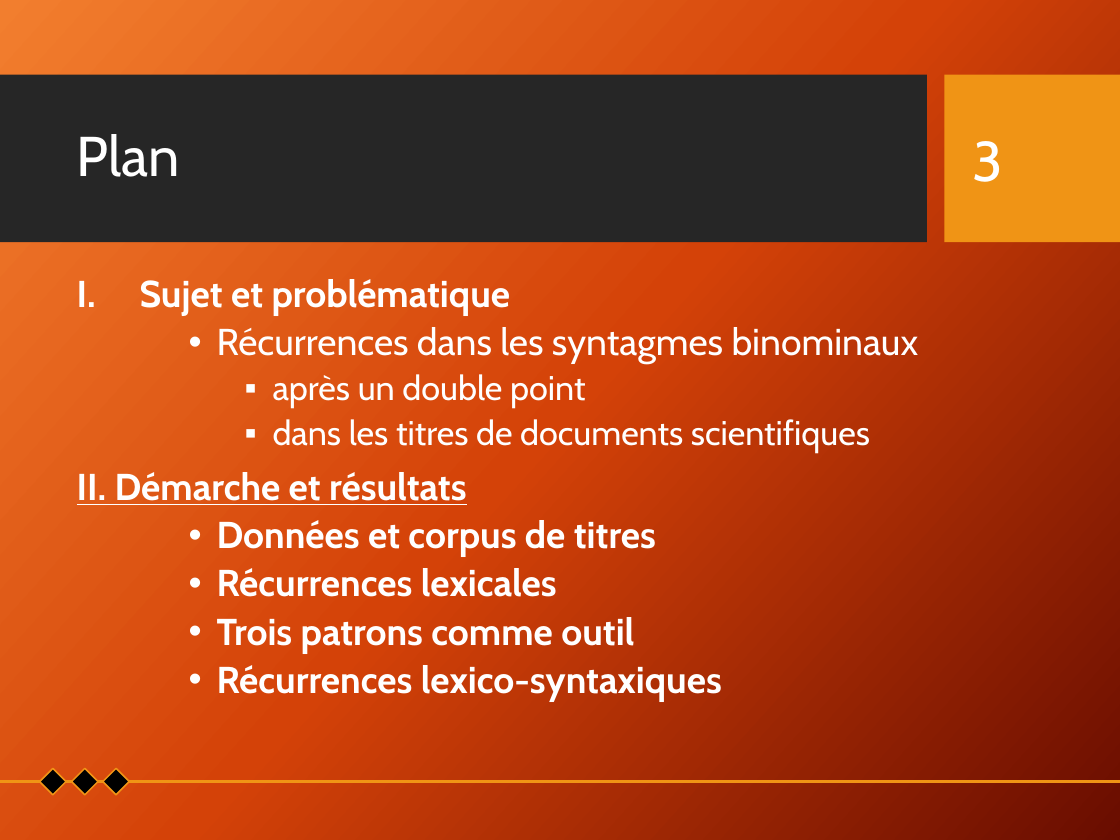
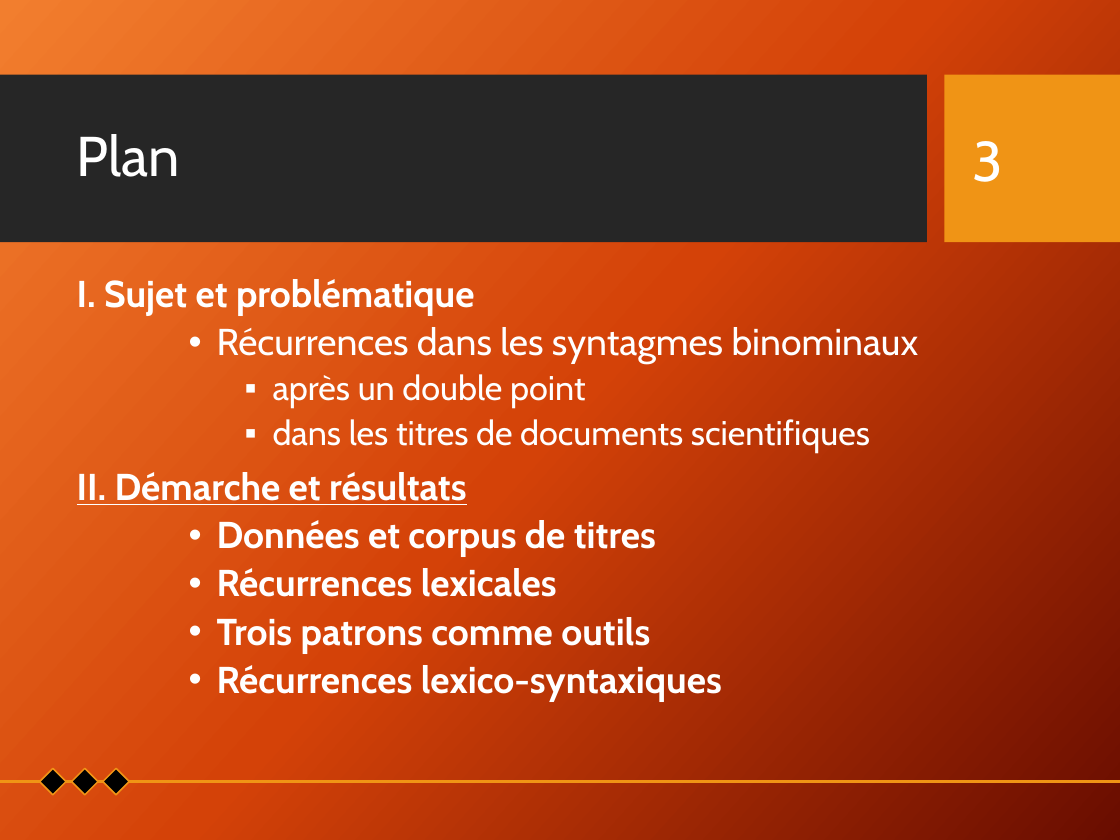
Before and after one commit to Xitog/tal, a slide deck: slide 3 of dossiers/Final - Présentation Projet de recherche.pptx. Drawn at 1120x840 pixels with LibreOffice and Linux fonts; fonts in the diff are those of the drawing; background and template pictures are left out. Boxes give left, top, right and bottom in pixels: in the first picture for what was removed or moved away, otherwise in the second. Text is boxed around its words. In the diff, an @@ line names an element or a change of style, - is before the commit and + after.

```diff
--- a/dossiers/Final - Présentation Projet de recherche.pptx
+++ b/dossiers/Final - Présentation Projet de recherche.pptx
@@ text at box(77, 279, 475, 315): text changed @@
-I. Sujet et problématique
+I. Sujet et problématique
@@ text at box(217, 617, 650, 653): text changed @@
-    • Trois patrons comme outil
+    • Trois patrons comme outils
```
Also in this commit, not shown: 8 other slides changed, 1 slide removed, 2 other files.
